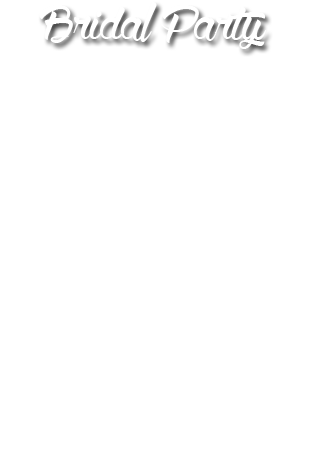
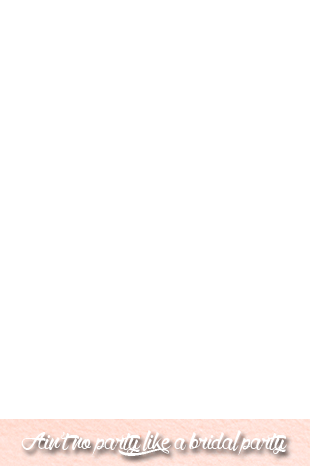
Layers edited between the first and the second 310px x 466px image:
renamed "Bridal Party" to "Ain’t no party like a bridal party", painted on it over box(21, 2, 287, 456)
added layer "Layer 3" above "Layer 2" over box(0, 419, 310, 466)
added layer "Layer 2" over box(0, 419, 310, 466)
